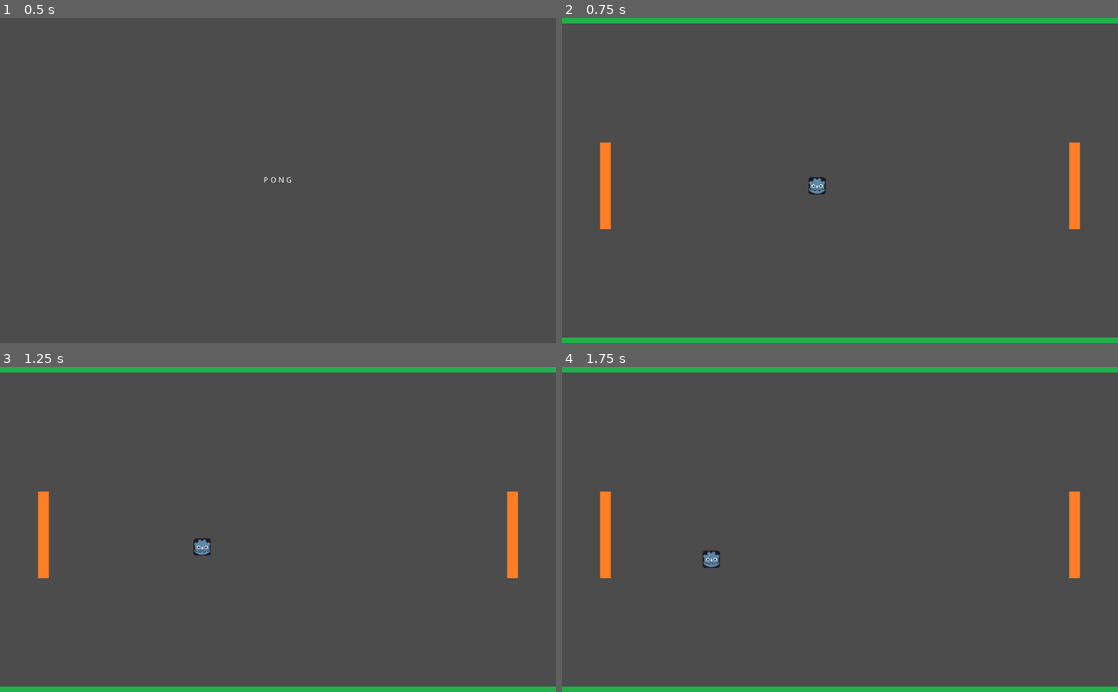
Above: before the commit, frames 1-4 (two rows, left to right).
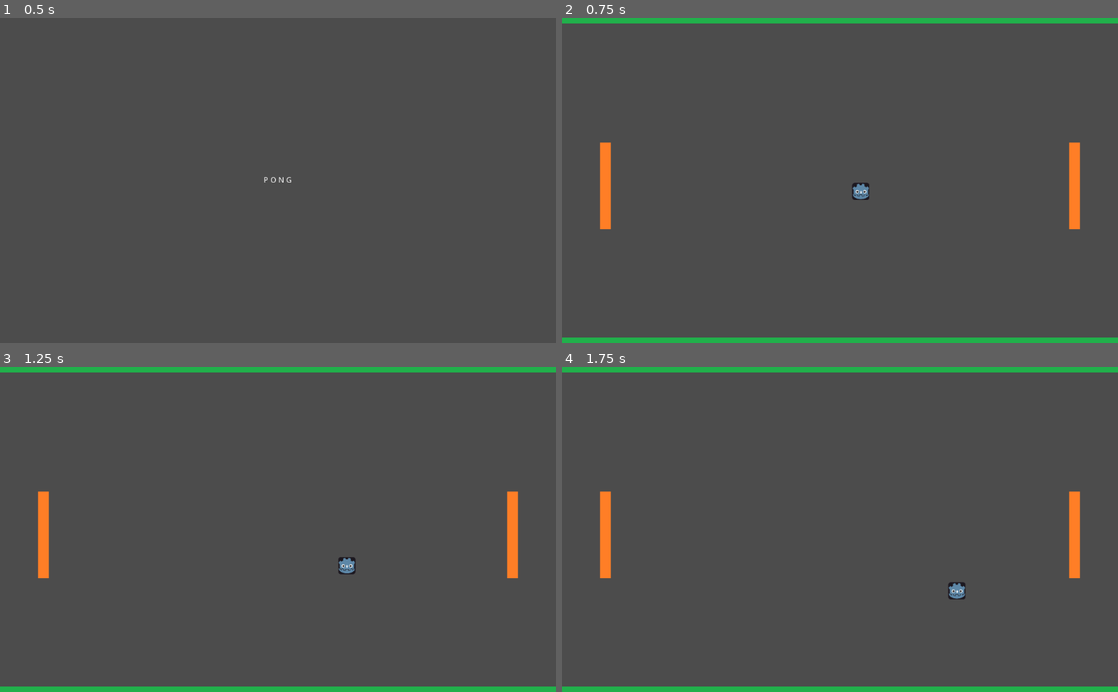
Above: after the commit, the same moments.

Repository: DanCorder/pong
Game: Godot game, scene res://title.tscn
The game is run twice, just before and just after one commit, with the same random seed, the same clock (stepped at 60 frames per second) and the same inputs.
Inputs:
- Up to frame 1 (0.5 s): no input
- Up to frame 2 (0.75 s): tap Enter (ui_accept) at 0.5 s; hold Enter (ui_accept) from 0.53 s (still down)
- Up to frame 3 (1.25 s): keep holding Enter (ui_accept)
- Up to frame 4 (1.75 s): release Enter (ui_accept) at 1.28 s; tap Enter (ui_accept) at 1.35, 1.52 s

Frame 1 is identical in both runs. In frame 2, 0.3% of the frame differs, in the area x 44-56%, y 48-56%; in frame 3, 0.3%; in frame 4, 0.3%.

Commit message:
feat: restart after losing ball

Diff:
--- a/court.gd
+++ b/court.gd
@@ -1,13 +1,15 @@
 extends Node2D
 
-var leftScore = 0
-var rightScore = 0
-var ballSpeed = 200
+const ballSpeed = 200
+const ballScene = preload("res://ball.tscn")
+const paddleScene = preload("res://paddle.tscn")
+
+var _leftScore = 0
+var _rightScore = 0
+var _ball
 
 func _ready():
 	randomize()
-
-	var paddleScene = preload("res://paddle.tscn")
 
 	var leftPaddle = paddleScene.instance()
 	leftPaddle.init('ui_leftup', 'ui_leftdown')
@@ -19,18 +21,28 @@
 	rightPaddle.position = Vector2(944, 310)
 	add_child(rightPaddle)
 
-	var ball = preload("res://ball.tscn").instance()
+	serve_ball()
+
+
+func serve_ball():
+	var ball = ballScene.instance()
 	var vx = rand_range(-1, 1)
 	var vy = rand_range(-0.3, 0.3)
 	var initalVelocity = Vector2(vx, vy).normalized() * ballSpeed
 	ball.init(initalVelocity)
 	ball.position = Vector2(512, 300)
 	add_child(ball)
+	_ball = ball
+
 
 func _on_leftWall_side_wall_hit():
-	rightScore += 1
-	$rightScoreLabel.text = String(rightScore)
+	_ball.queue_free()
+	_rightScore += 1
+	$rightScoreLabel.text = String(_rightScore)
+	serve_ball()
 
 func _on_rightWall_side_wall_hit():
-	leftScore += 1
-	$leftScoreLabel.text = String(leftScore)
+	_ball.queue_free()
+	_leftScore += 1
+	$leftScoreLabel.text = String(_leftScore)
+	serve_ball()
